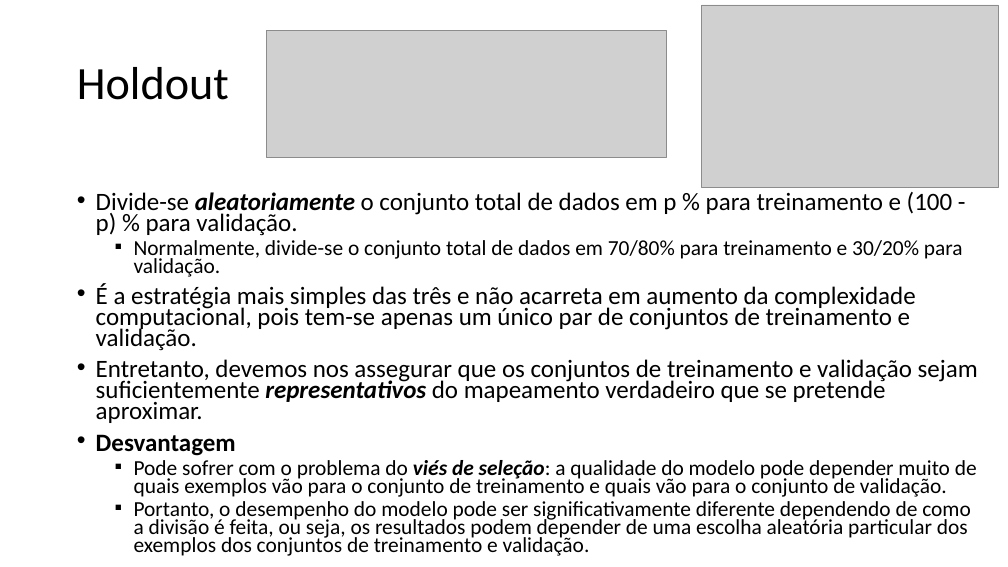
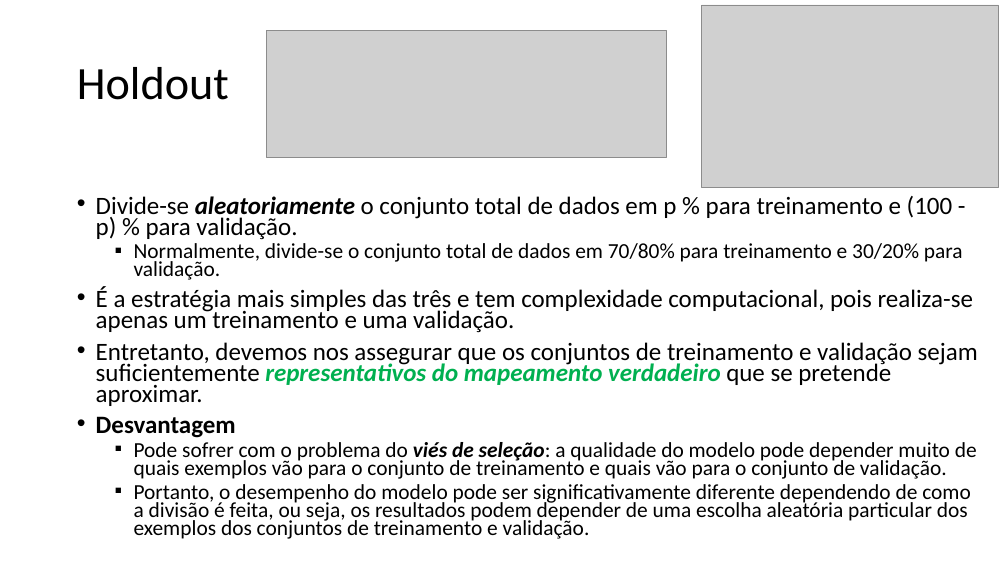
Before and after one commit to zz4fap/t319_aprendizado_de_maquina, a slide deck: slide 4 of slides/T319_Regressão_Linear (Parte V).pptx. Drawn at 1008x567 pixels with LibreOffice and Linux fonts; fonts in the diff are those of the drawing; grey boxes stand for pictures. Boxes give left, top, right and bottom in pixels: in the first picture for what was removed or moved away, otherwise in the second. Text is boxed around its words. In the diff, an @@ line names an element or a change of style, - is before the commit and + after.

```diff
--- a/slides/T319_Regressão_Linear (Parte V).pptx
+++ b/slides/T319_Regressão_Linear (Parte V).pptx
@@ text at bbox=[96, 287, 973, 333]: text changed @@
-• É a estratégia mais simples das três e não acarreta em aumento da complexidade computacional, pois tem-se apenas um único par de conjuntos de treinamento e validação.
+• É a estratégia mais simples das três e tem complexidade computacional, pois realiza-se apenas um treinamento e uma validação.
@@ text at bbox=[96, 342, 978, 406]: text colour #000000 to #00B050 in "representativos do mapeamento verdadeiro"; bold on, italic on in "do mapeamento verdadeiro" @@
```
Also in this commit, not shown: 2 other slides changed, 5 other files.
